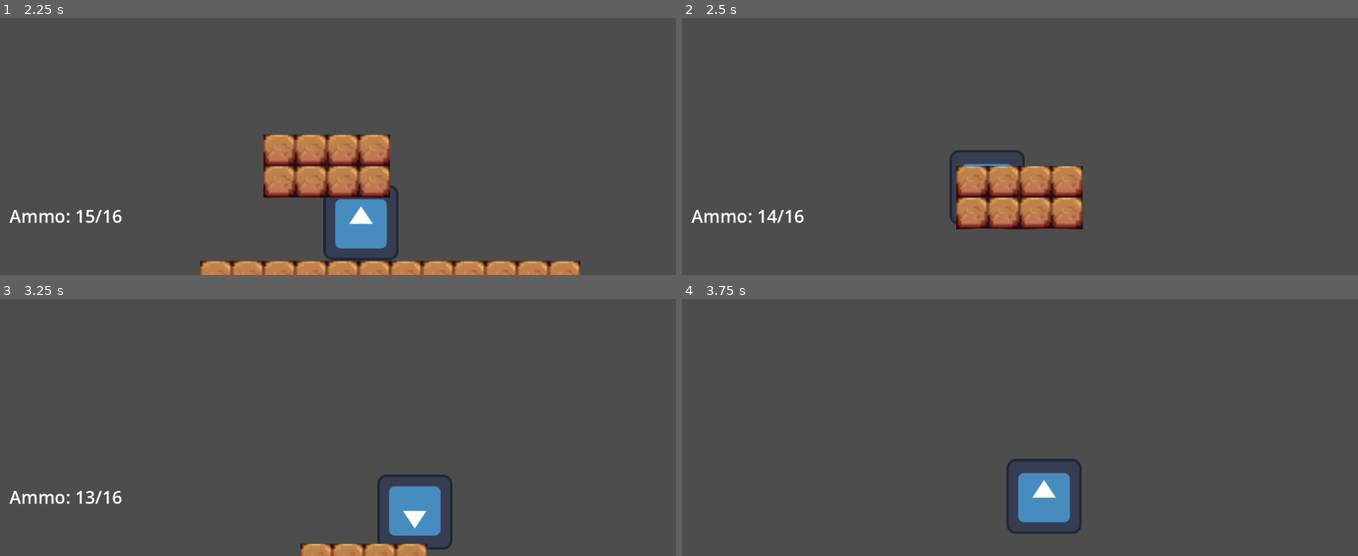
Above: before the commit, frames 1-4 (two rows, left to right).
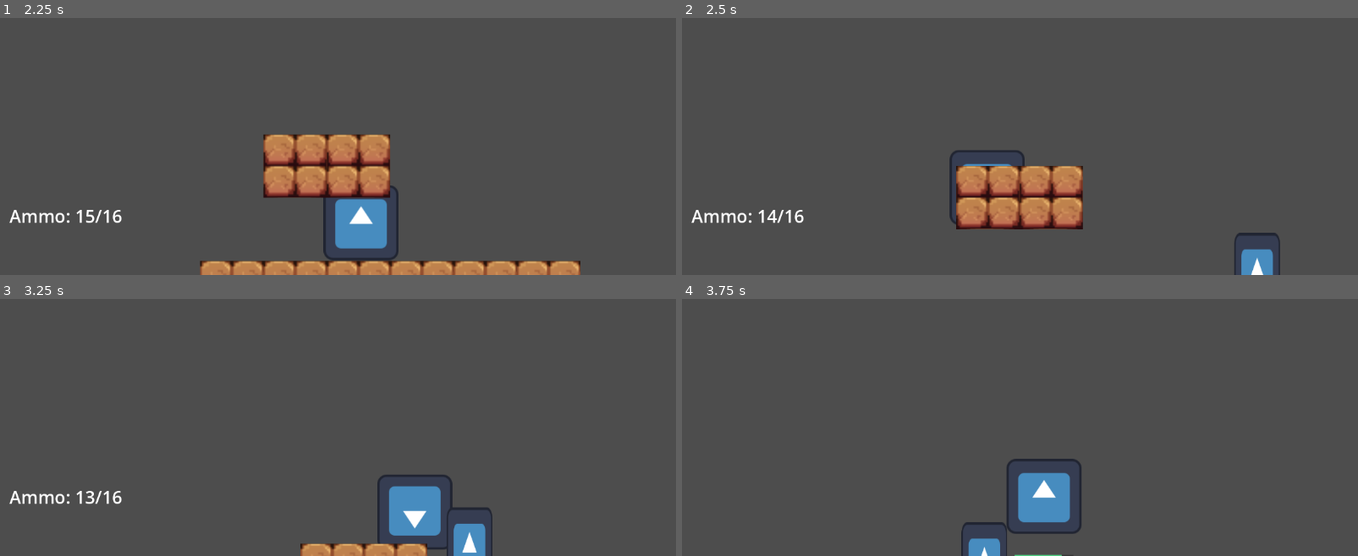
Above: after the commit, the same moments.

Repository: dzfrias/gladiator
Game: Godot game, scene res://scenes/playtest_scene.tscn
Same seed, same stepped clock (60 frames per second), same inputs: the game is played once before the commit and once after it. This scene is started directly instead of the project's main scene. The engine's default icon, where the game draws it, is replaced by a stand-in: a white triangle on a blue panel in a dark square.
Inputs (mouse positions are in pixels of both pictures, inside the frame that each line leads up to):
- Up to frame 1 (2.25 s): move the mouse to (486, 66) at 0.52 s; hold Space (jump) 0.53-1.28 s; hold D (right) 0.53-2.03 s; move the mouse to (202, 105) at 1.27 s; tap S (crouch) at 1.35 s; tap Space (jump) at 1.52, 1.55, 1.82 s; move the mouse to (outside the picture) at 2.02 s; press the mouse at (outside the picture) at 2.03 s; hold A (left) from 2.03 s (still down)
- Up to frame 2 (2.5 s): keep holding A (left); tap Space (jump) at 2.3 s
- Up to frame 3 (3.25 s): move the mouse to (304, 442) at 2.77 s; release A (left) at 2.78 s; release the mouse at (304, 442) at 2.78 s; hold D (right) from 2.78 s (still down); tap E (roll) at 2.85 s; tap Space (jump) at 3.02, 3.05 s
- Up to frame 4 (3.75 s): keep holding D (right); tap Space (jump) at 3.32 s; move the mouse to (1222, 422) at 3.52 s; hold Q (toggle_weapon) from 3.53 s (still down)

Frame 1 is identical in both runs. In frame 2, 0.6% of the frame differs, in the area x 81-89%, y 83-100%; in frame 3, 0.8%, in the area x 66-73%, y 81-100%; in frame 4, 0.5%.
Error in both runs: Invalid assignment of property or key 'position' with value of type 'Vector2' on a base object of type 'Nil'. (res://scripts/player/player.gd:67)

Commit message:
add ability for ranged enemies to jump on platforms

Diff:
--- /dev/null
+++ b/scenes/platform_detection.tscn
@@ -0,0 +1,17 @@
+[gd_scene load_steps=3 format=3 uid="uid://busljhfyyey4s"]
+
+[ext_resource type="Script" path="res://scripts/platform_detection.gd" id="1_70t1c"]
+
+[sub_resource type="RectangleShape2D" id="RectangleShape2D_6f3ii"]
+size = Vector2(346, 155.5)
+
+[node name="PlatformDetection" type="Area2D"]
+visible = false
+position = Vector2(0, -123)
+collision_layer = 0
+collision_mask = 32
+script = ExtResource("1_70t1c")
+
+[node name="CollisionShape2D" type="CollisionShape2D" parent="."]
+position = Vector2(0, -44.25)
+shape = SubResource("RectangleShape2D_6f3ii")
--- a/scenes/shooter.tscn
+++ b/scenes/shooter.tscn
@@ -6,6 +6,7 @@
 [ext_resource type="Script" path="res://scripts/health.gd" id="3_arjap"]
 [ext_resource type="PackedScene" uid="uid://ch01mb13w86qc" path="res://assets/impact_particles.tscn" id="3_qpshq"]
 [ext_resource type="PackedScene" uid="uid://cp8jetrkdcjtc" path="res://scenes/health_bar_creator.tscn" id="5_mp71e"]
+[ext_resource type="PackedScene" uid="uid://busljhfyyey4s" path="res://scenes/platform_detection.tscn" id="7_08p06"]
 
 [sub_resource type="RectangleShape2D" id="RectangleShape2D_d8kds"]
 size = Vector2(72, 142)
@@ -15,6 +16,7 @@
 
 [node name="Shooter" type="CharacterBody2D"]
 collision_layer = 2
+collision_mask = 33
 script = ExtResource("1_a5ml5")
 projectile = ExtResource("2_5g1nj")
 impact_particle_prefab = ExtResource("3_qpshq")
@@ -42,3 +44,5 @@
 
 [node name="HealthBarCreator" parent="." node_paths=PackedStringArray("health") instance=ExtResource("5_mp71e")]
 health = NodePath("../Health")
+
+[node name="PlatformDetection" parent="." instance=ExtResource("7_08p06")]
--- a/scenes/wolf.tscn
+++ b/scenes/wolf.tscn
@@ -5,6 +5,7 @@
 [ext_resource type="PackedScene" uid="uid://cp8jetrkdcjtc" path="res://scenes/health_bar_creator.tscn" id="2_0u6iq"]
 [ext_resource type="PackedScene" uid="uid://ch01mb13w86qc" path="res://assets/impact_particles.tscn" id="2_8oh5i"]
 [ext_resource type="Script" path="res://scripts/health.gd" id="2_d7ips"]
+[ext_resource type="PackedScene" uid="uid://busljhfyyey4s" path="res://scenes/platform_detection.tscn" id="6_2w8ig"]
 
 [sub_resource type="RectangleShape2D" id="RectangleShape2D_ot88w"]
 size = Vector2(128, 59)
@@ -14,9 +15,6 @@
 
 [sub_resource type="CircleShape2D" id="CircleShape2D_wpl7i"]
 radius = 797.023
-
-[sub_resource type="RectangleShape2D" id="RectangleShape2D_6f3ii"]
-size = Vector2(346, 155.5)
 
 [node name="Node2D" type="CharacterBody2D"]
 collision_layer = 2
@@ -61,12 +59,4 @@
 [node name="CollisionShape2D" type="CollisionShape2D" parent="DetectionZone"]
 shape = SubResource("CircleShape2D_wpl7i")
 
-[node name="PlatformDetection" type="Area2D" parent="."]
-visible = false
-position = Vector2(0, -123)
-collision_layer = 0
-collision_mask = 32
-
-[node name="CollisionShape2D" type="CollisionShape2D" parent="PlatformDetection"]
-position = Vector2(0, -44.25)
-shape = SubResource("RectangleShape2D_6f3ii")
+[node name="PlatformDetection" parent="." instance=ExtResource("6_2w8ig")]
--- a/scripts/enemies/shooter.gd
+++ b/scripts/enemies/shooter.gd
@@ -5,6 +5,7 @@
 # TODO this might be best done with another detection zone
 @export var stop_dist: float = 400.0
 @export var y_cutoff: float = 70.0
+@export var jump_height: float = -800
 @export_category("Shooting")
 @export var projectile: PackedScene
 @export var projectile_speed := 800.0
@@ -14,6 +15,8 @@
 @export var shoot_cooldown_sd: float = 0.2
 
 @export var impact_particle_prefab: PackedScene
+
+@onready var _platform_detection = $PlatformDetection
 
 var _state: State = State.IDLE
 var _tracking: Node2D
@@ -43,6 +46,10 @@
 	match _state:
 		State.TRACKING:
 			assert(_tracking != null)
+
+			if Player.Instance.is_on_platform() and Player.Instance.get_platform_height() < global_position.y and is_on_floor() and _platform_detection._detect_platform():
+				velocity.y = jump_height
+
 			var xdist := _tracking.position.x - position.x
 			var direction := signf(xdist)
 			scale.x = direction
--- a/scripts/enemies/wolf.gd
+++ b/scripts/enemies/wolf.gd
@@ -9,9 +9,9 @@
 @export var attack_windup_time: float = 0.1
 @export var attack_tired_time: float = 0.8
 @export var jump_height: float = -800
+@onready var _platform_detection = $PlatformDetection
 
 @export var impact_particle_prefab: PackedScene
-@onready var _platform_detection = $PlatformDetection
 
 var _state: State = State.IDLE
 var _tracking: Node2D
@@ -48,11 +48,11 @@
 			assert(_tracking != null)
 			var dist := _tracking.position.x - position.x
 			var direction := signf(dist)
-			if Player.Instance.is_on_platform() and Player.Instance.get_platform_height() < global_position.y and is_on_floor() and _detect_platform():
+			if Player.Instance.is_on_platform() and Player.Instance.get_platform_height() < global_position.y and is_on_floor() and _platform_detection._detect_platform():
 				velocity.y = jump_height
 
 			if abs(dist) <= attack_distance:
-				if !Player.Instance.is_on_platform() or (is_on_platform() and Player.Instance.get_platform_height() == get_platform_height()):
+				if !Player.Instance.is_on_platform() or (_platform_detection.is_on_platform() and Player.Instance.get_platform_height() == _platform_detection.get_platform_height()):
 					_attack_direction = direction
 					_attack()
 			else:
@@ -117,25 +117,6 @@
 	var player := body as Player
 	player.damage(attack_damage, Vector2(_attack_direction, 0))
 
-func is_on_platform():
-	var result = _platform_raycast()
-	return !result.is_empty()
-
-func get_platform_height():
-	# Assums that platform is checked already
-	var result = _platform_raycast()
-	return result.position.y
-
-func _platform_raycast() -> Dictionary:
-	var space_state = get_world_2d().direct_space_state
-	var query = PhysicsRayQueryParameters2D.create(global_position, global_position + Vector2(0, 100))
-	query.set_collision_mask(Constants.PLATFORM_LAYER_VALUE)
-	var result = space_state.intersect_ray(query)
-	return result
-
-func _detect_platform():
-	return _platform_detection.has_overlapping_bodies()
-
 func _flip(direction: float) -> void:
 	assert(absf(direction) == 1)
 	$AttackBox/CollisionShape2D.position.x = _original_attack_x * direction
--- /dev/null
+++ b/scripts/platform_detection.gd
@@ -0,0 +1,20 @@
+extends Area2D
+
+func is_on_platform():
+	var result = _platform_raycast()
+	return !result.is_empty()
+
+func get_platform_height():
+	# Assums that platform is checked already
+	var result = _platform_raycast()
+	return result.position.y
+
+func _platform_raycast() -> Dictionary:
+	var space_state = get_world_2d().direct_space_state
+	var query = PhysicsRayQueryParameters2D.create(global_position, global_position + Vector2(0, 100))
+	query.set_collision_mask(Constants.PLATFORM_LAYER_VALUE)
+	var result = space_state.intersect_ray(query)
+	return result
+
+func _detect_platform():
+	return has_overlapping_bodies()
Not shown: 1 places in scenes/shooter.tscn that only renumber resources
